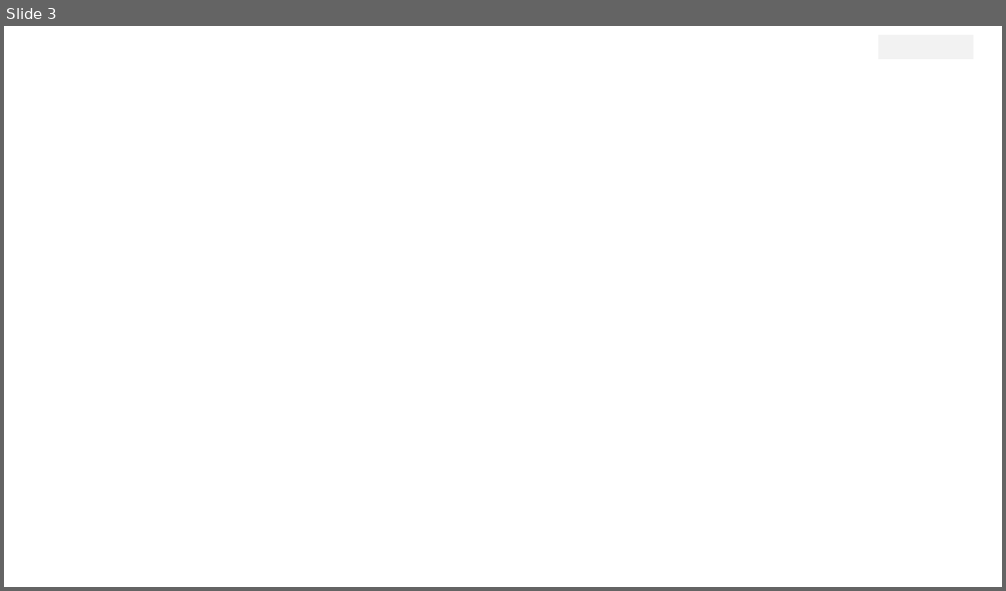
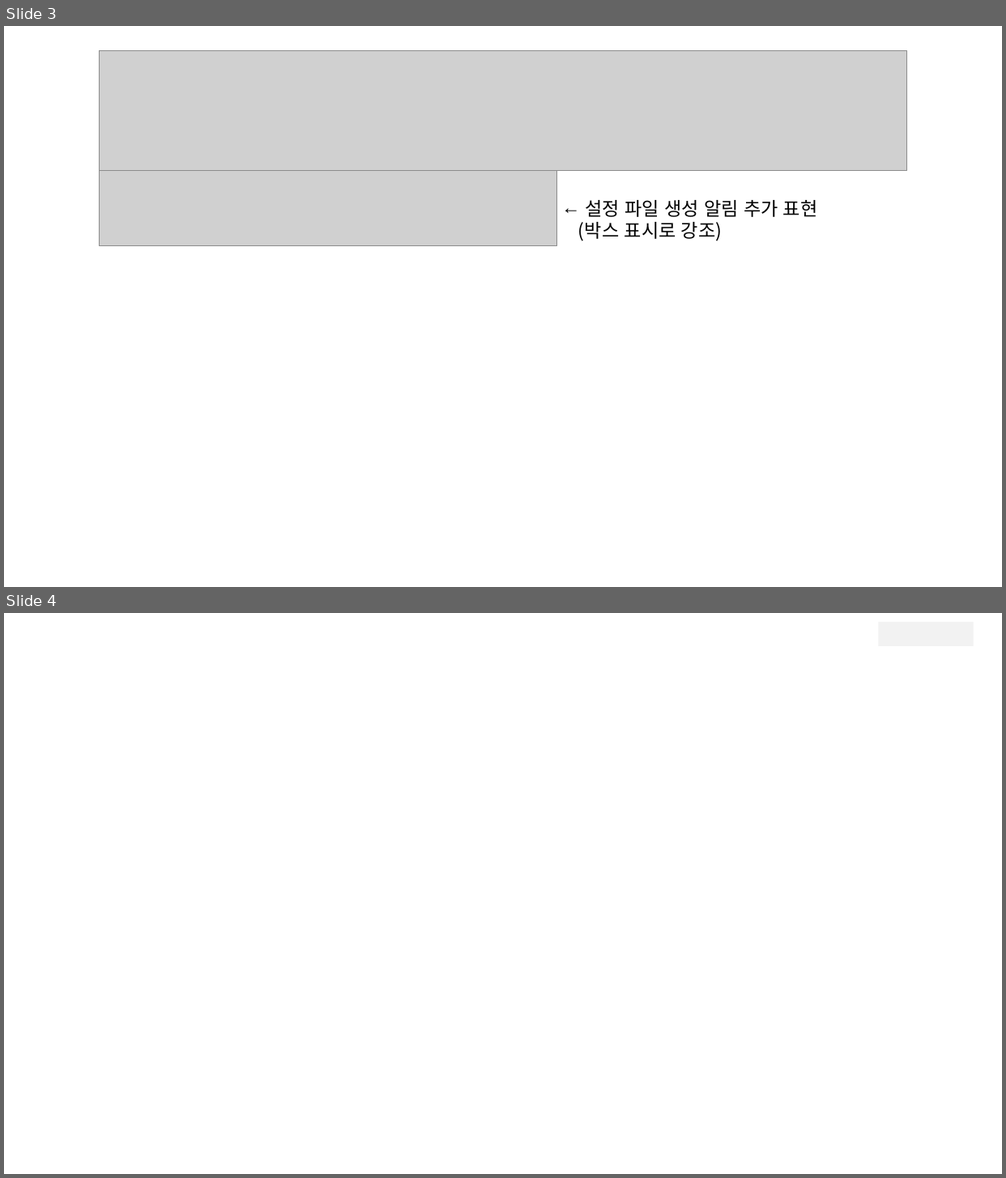
Before and after one commit to bigdata-car/kadap-manual, a slide deck: assets/06-dataspace/image.pptx. Shown one above the other, each under a label of ours: slide 3 before the commit, slides 3 and 4 after it. The pictures are 1006x591 and 1006x1178 pixels, drawn with LibreOffice and Linux fonts; fonts in the diff are those of the drawing; grey boxes stand for pictures; background and template pictures are left out. Boxes give left, top, right and bottom in pixels: in the first picture for what was removed or moved away, otherwise in the second. Text is boxed around its words. In the diff, an @@ line names an element or a change of style, - is before the commit and + after.

```diff
--- a/assets/06-dataspace/image.pptx
+++ b/assets/06-dataspace/image.pptx
@@ slide 3 added at (4,26,1002,587), background #FFFFFF @@
@@ picture added at (100,50,907,170) @@
@@ picture added at (100,170,557,246) @@
@@ text added at (578,200,818,241), 18 pt, text #000000 @@
+← 설정 파일 생성 알림 추가 표현
+(박스 표시로 강조)
@@ what was slide 3 is now slide 4 @@
```
Also in this commit, not shown: 4 other slides added, 2 slides removed.
